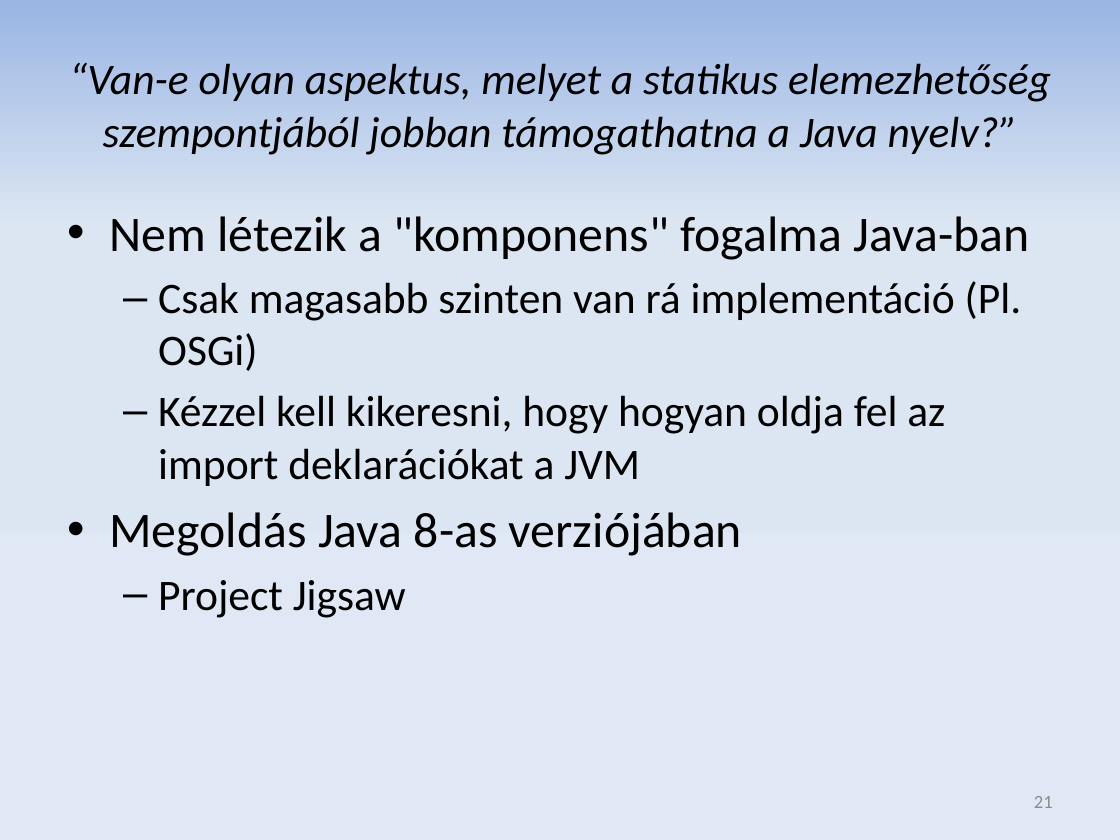
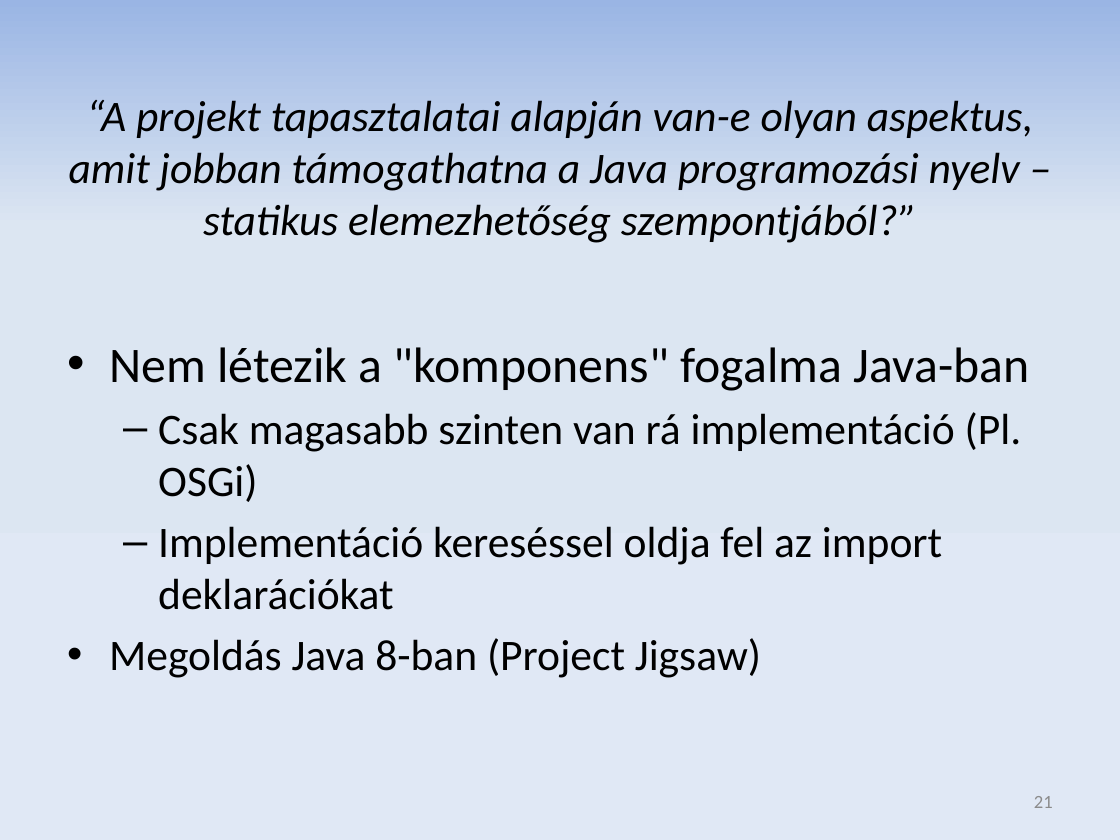
Before and after one commit to donat/incquery-deps, a slide deck: slide 21 of incquery-deps-thesis/presentation/zv_csikos_donat.pptx. Drawn at 1120x840 pixels with LibreOffice and Linux fonts; fonts in the diff are those of the drawing. Boxes give left, top, right and bottom in pixels: in the first picture for what was removed or moved away, otherwise in the second. Text is boxed around its words. In the diff, an @@ line names an element or a change of style, - is before the commit and + after.

Commit message:
Presentation practiced: typos, content fixed.

```diff
--- a/incquery-deps-thesis/presentation/zv_csikos_donat.pptx
+++ b/incquery-deps-thesis/presentation/zv_csikos_donat.pptx
@@ title at <box>69,100,1034,243</box>: text changed @@
-“Van-e olyan aspektus, melyet a statikus elemezhetőség szempontjából jobban támogathatna a Java nyelv?”
+“A projekt tapasztalatai alapján van-e olyan aspektus, amit jobban támogathatna a Java programozási nyelv – statikus elemezhetőség szempontjából?”
@@ text "Nem létezik a "komponens" fogalma ...": place and size @@
-text "Nem létezik a "komponens" fogalma ..." at <box>109,216,1030,618</box>
+text "Nem létezik a "komponens" fogalma ..." at <box>109,347,1030,678</box>
@@ text at <box>109,526,942,678</box>: text changed @@
-  – Kézzel kell kikeresni, hogy hogyan oldja fel az import deklarációkat a JVM
-• Megoldás Java 8-as verziójában
-  – Project Jigsaw
+  – Implementáció kereséssel oldja fel az import deklarációkat
+  • Megoldás Java 8-ban (Project Jigsaw)
```
Also in this commit, not shown: 8 other slides changed.
